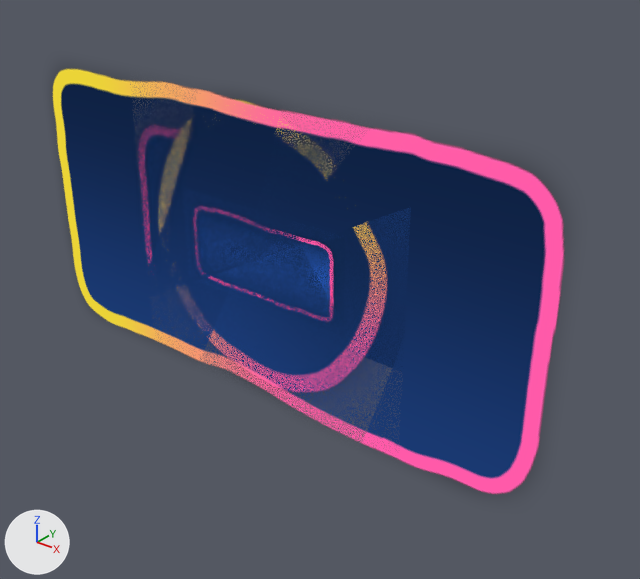
One commit to the Blender file assets/raw_assets/scene/scene.blend: the scene before it, then after it.
One viewpoint serves both versions: a 50 mm lens placed at (1.57, -1.69, 1.02), pointed at (0.13, 0.1, -0.09). The axes (+X, +Y, +Z) are drawn at lower left. The lights are the same throughout. The same objects are shown in both versions, whatever each file hides.

Names of what the first picture shows: 'finished', 'panelInfo', 'panelLevel', 'startbutton'.
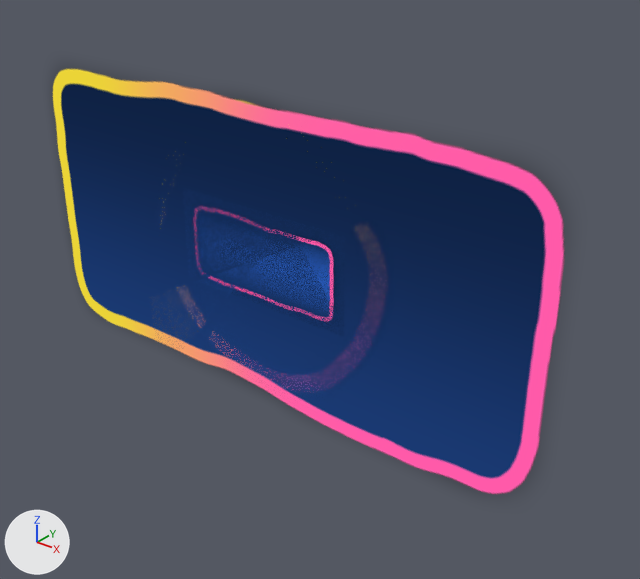
Pixel boxes [x1, y1, x2, y2] of what changed, in the pictures (640 x 579 px):
```json
{"object": "panelInfo", "change": "surface changed", "before": [129, 81, 412, 454], "after": [129, 81, 412, 454]}
{"object": "panelLevel", "change": "surface changed", "before": [158, 119, 387, 393], "after": [158, 119, 387, 393]}
{"object": "finished", "change": "surface changed", "before": [139, 125, 411, 368], "after": [139, 125, 411, 368]}
```

Scene script edits in JSON lines:
```json
{"op": "add", "block": "mat_ui", "code": "n4 = _N.new('ShaderNodeBackground'); n4.name = 'Background'"}
{"op": "remove", "block": "mat_ui", "code": "n4 = _N.new('ShaderNodeBackground'); n4.name = 'Background'"}
```
